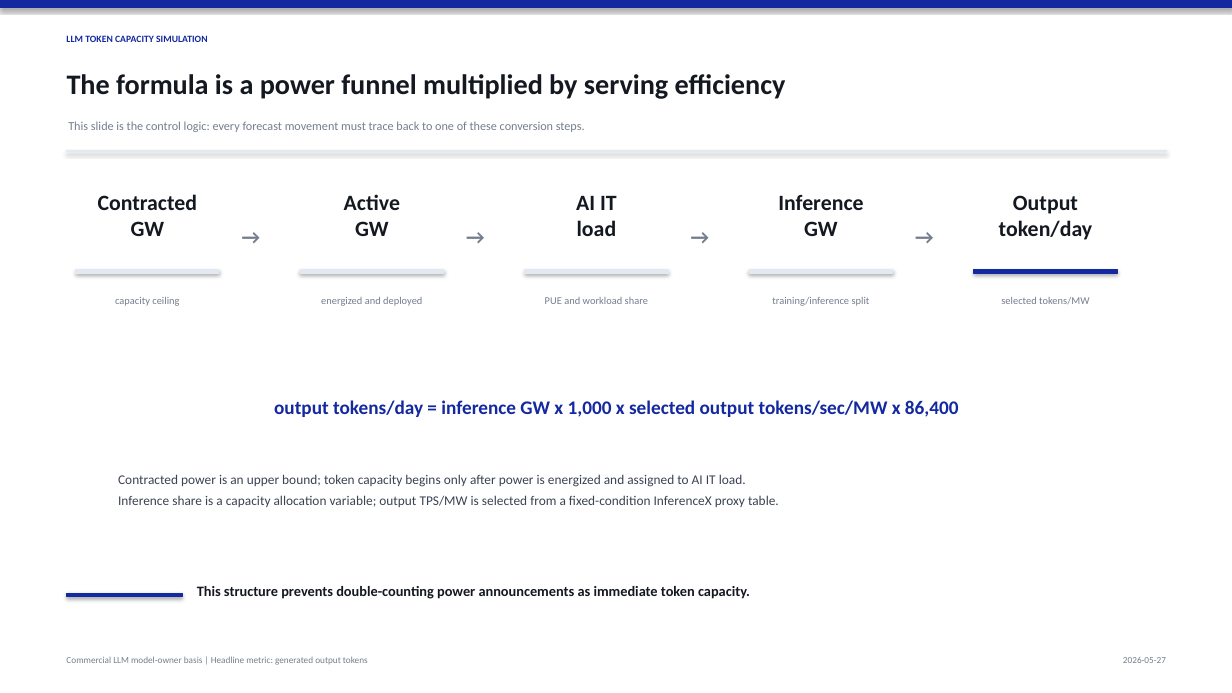
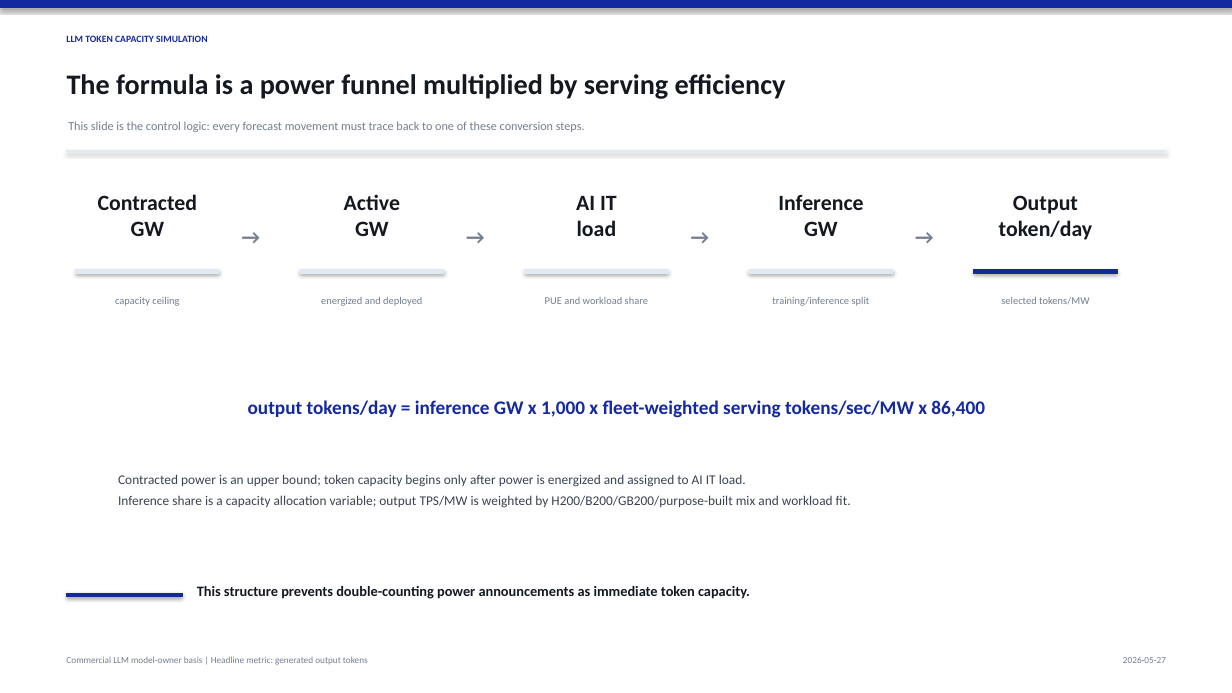
Before and after one commit to abcd00ou/Codex, a slide deck: slide 5 of llm_token_capacity_project/outputs/reports/llm_token_capacity_samsung_style_en_2026_2030.pptx. Drawn at 1232x693 pixels with LibreOffice and Linux fonts; fonts in the diff are those of the drawing. Boxes give left, top, right and bottom in pixels: in the first picture for what was removed or moved away, otherwise in the second. Text is boxed around its words. In the diff, an @@ line names an element or a change of style, - is before the commit and + after.

Commit message:
Add editable GPU generation mix to token capacity model

```diff
--- a/llm_token_capacity_project/outputs/reports/llm_token_capacity_samsung_style_en_2026_2030.pptx
+++ b/llm_token_capacity_project/outputs/reports/llm_token_capacity_samsung_style_en_2026_2030.pptx
@@ text at box(248, 400, 985, 418): text changed @@
-output tokens/day = inference GW x 1,000 x selected output tokens/sec/MW x 86,400
+output tokens/day = inference GW x 1,000 x fleet-weighted serving tokens/sec/MW x 86,400
@@ text at box(118, 495, 851, 508): text changed @@
-Inference share is a capacity allocation variable; output TPS/MW is selected from a fixed-condition InferenceX proxy table.
+Inference share is a capacity allocation variable; output TPS/MW is weighted by H200/B200/GB200/purpose-built mix and workload fit.
```
Also in this commit, not shown: 2 other slides changed, 23 other files.
